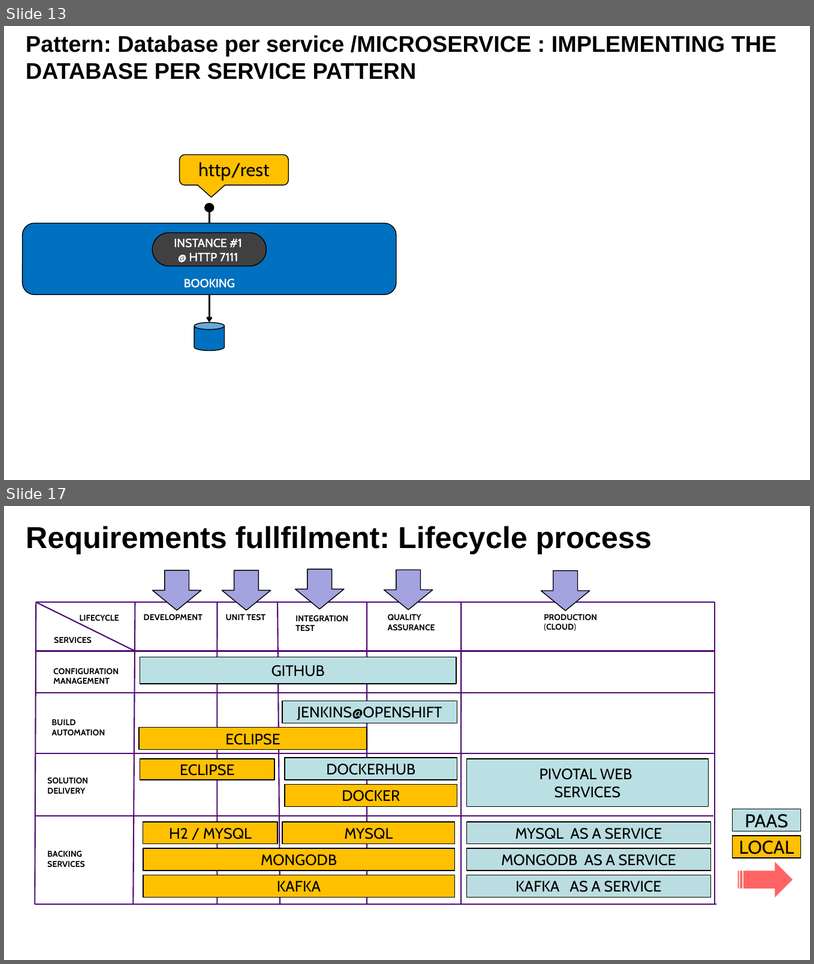
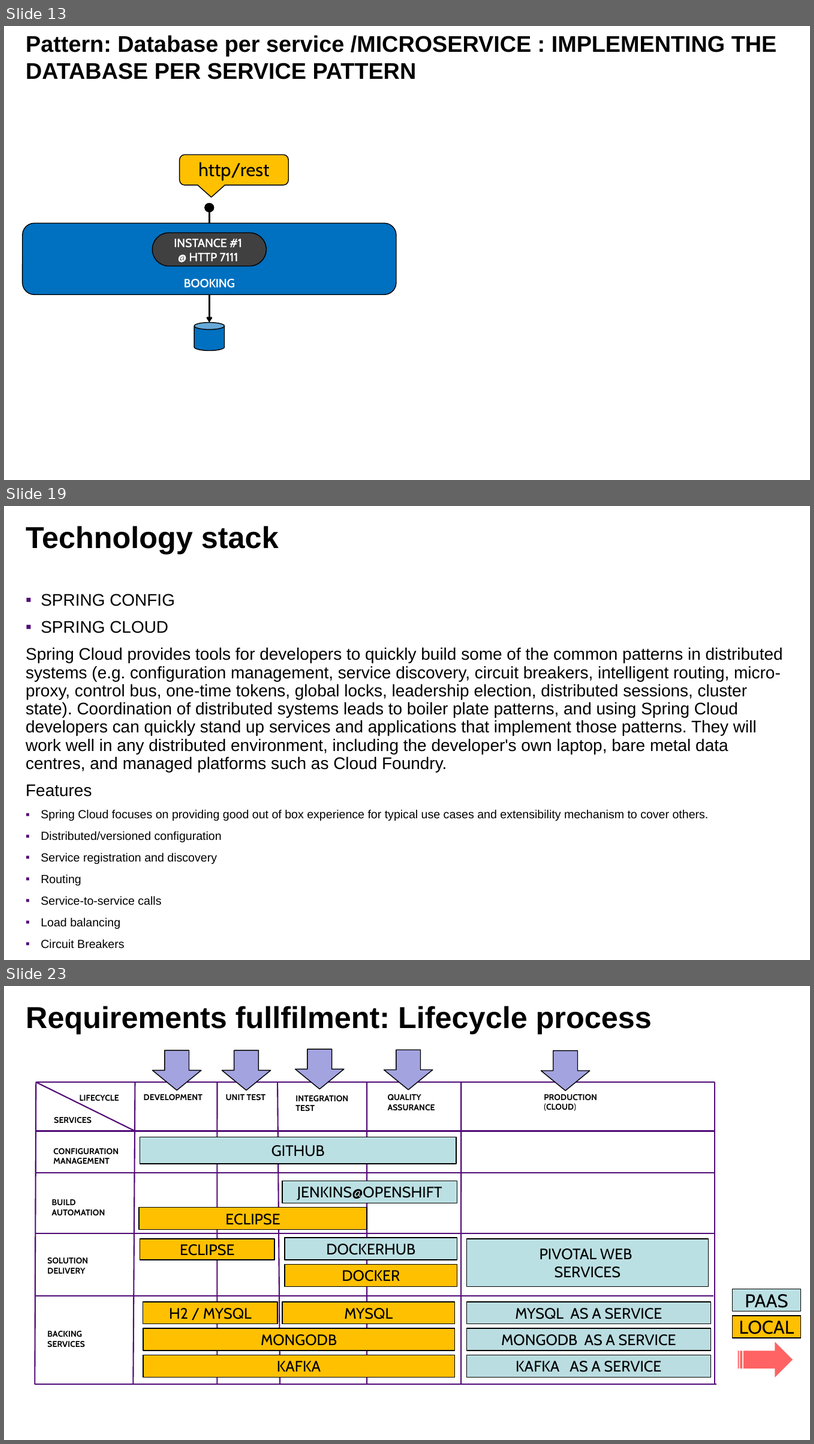
Before and after one commit to lbennardis/microS_code2016_DOCS, a slide deck: luigiBennardisMicroservices.pptx. Shown one above the other, each under a label of ours: slides 13 and 17 before the commit, slides 13, 19 and 23 after it; the slides between them are not shown. The pictures are 814x964 and 814x1444 pixels, drawn with LibreOffice and Linux fonts; fonts in the diff are those of the drawing; background and template pictures are left out. Boxes give left, top, right and bottom in pixels: in the first picture for what was removed or moved away, otherwise in the second. Text is boxed around its words. In the diff, an @@ line names an element or a change of style, - is before the commit and + after.

```diff
--- a/luigiBennardisMicroservices.pptx
+++ b/luigiBennardisMicroservices.pptx
@@ slide 19 added at box(4, 506, 810, 960), background picture (left out) @@
@@ title added at box(26, 526, 279, 554), 72 pt, text #000000, bold @@
+Technology stack
@@ text added at box(26, 594, 783, 905), 40 pt, text #000000 @@
+▪ SPRING CONFIG
+▪ SPRING CLOUD
+Spring Cloud provides tools for developers to quickly build some of the common patterns in distributed systems (e.g. configuration management, service discovery, circuit breakers, intelligent routing, micro-proxy, control bus, one-time tokens, global locks, leadership election, distributed sessions, cluster state). Coordination of distributed systems leads to boiler plate patterns, and using Spring Cloud developers can quickly stand up services and applications that implement those patterns. They will work well in any distributed environment, including the developer's own laptop, bare metal data centres, and managed platforms such as Cloud Foundry.
+Features
+▪ Spring Cloud focuses on providing good out of box experience for typical use cases and extensibility mechanism to cover others.
+▪ Distributed/versioned configuration
+▪ Service registration and discovery
+▪ Routing
+▪ Service-to-service calls
+▪ Load balancing
+▪ Circuit Breakers
+▪ Global locks
+▪ Leadership election and cluster state
+▪ Distributed messaging
@@ what was slide 17 is now slide 23 @@
```
Also in this commit, not shown: 4 slides changed, 5 other slides added, 1 other file.
